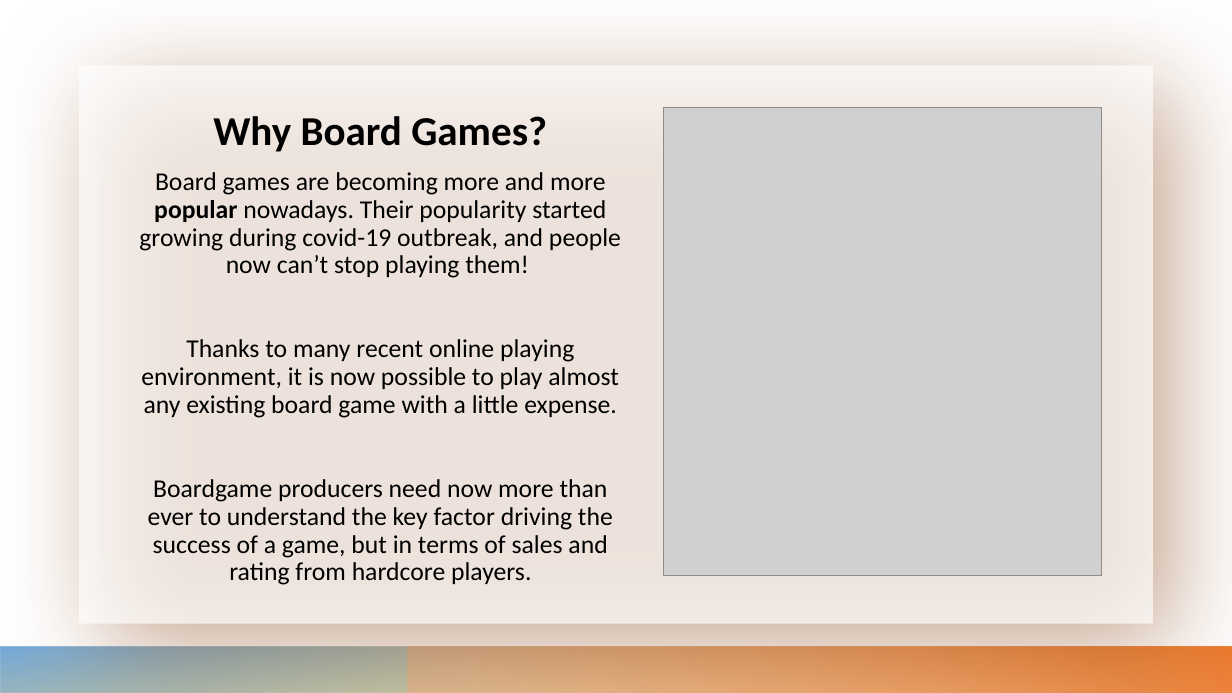
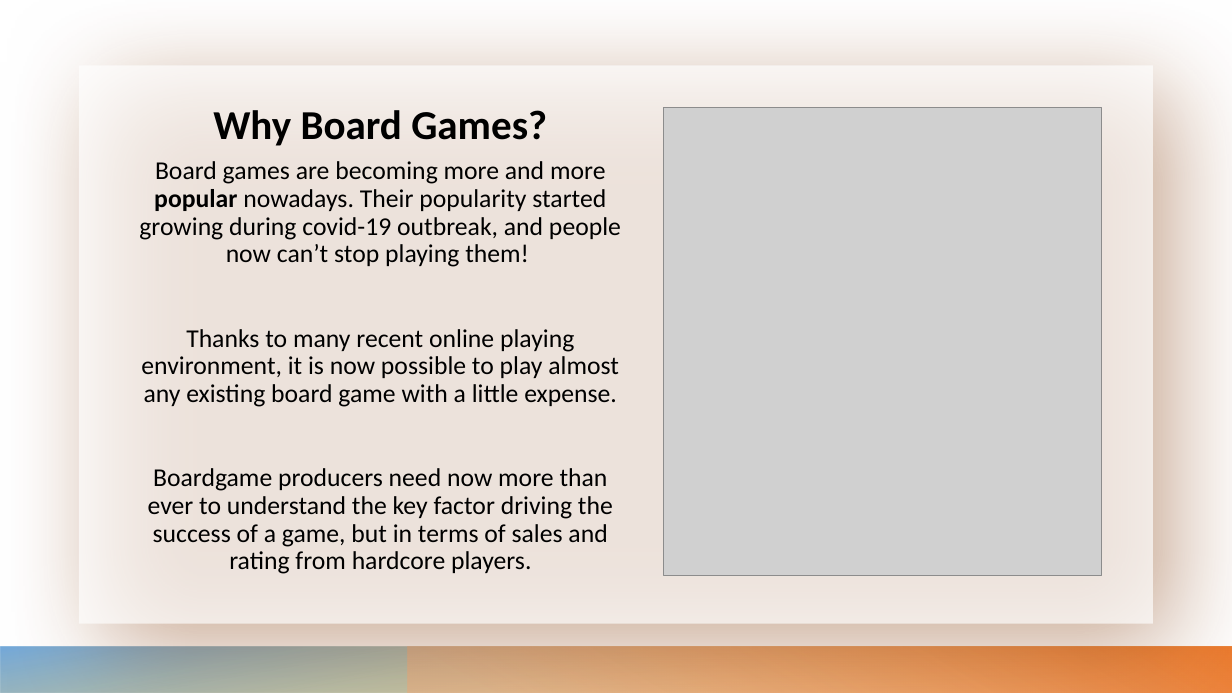
Before and after one commit to fraromeo/NPS, a slide deck: slide 4 of WIP non parametric statistics.pptx (slide 8 before the commit). Drawn at 1232x693 pixels with LibreOffice and Linux fonts; fonts in the diff are those of the drawing; grey boxes stand for pictures. Boxes give left, top, right and bottom in pixels: in the first picture for what was removed or moved away, otherwise in the second. Text is boxed around its words. In the diff, an @@ line names an element or a change of style, - is before the commit and + after.

```diff
--- a/WIP non parametric statistics.pptx
+++ b/WIP non parametric statistics.pptx
@@ text "Why Board Games?" moved from (x1=213, y1=116, x2=547, y2=152) to (x1=213, y1=110, x2=547, y2=146) @@
@@ text "Board games are becoming more ..." moved from (x1=139, y1=172, x2=621, y2=585) to (x1=139, y1=161, x2=621, y2=574) @@
```
Also in this commit, not shown: 3 other slides changed, 1 slide added, 6 slides removed.
